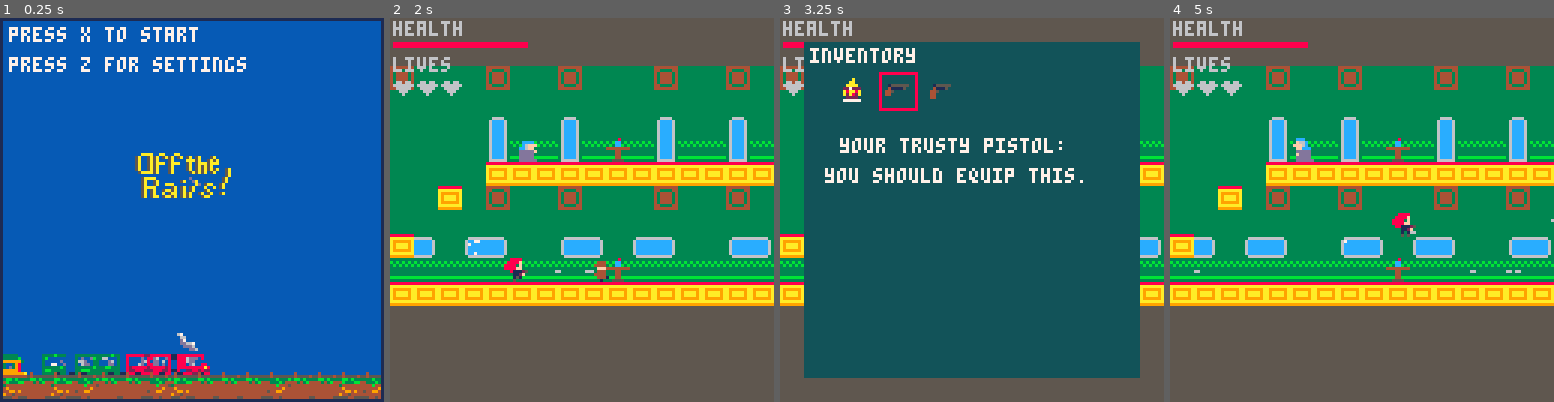
Above: before the commit, frames 1-4 (left to right).
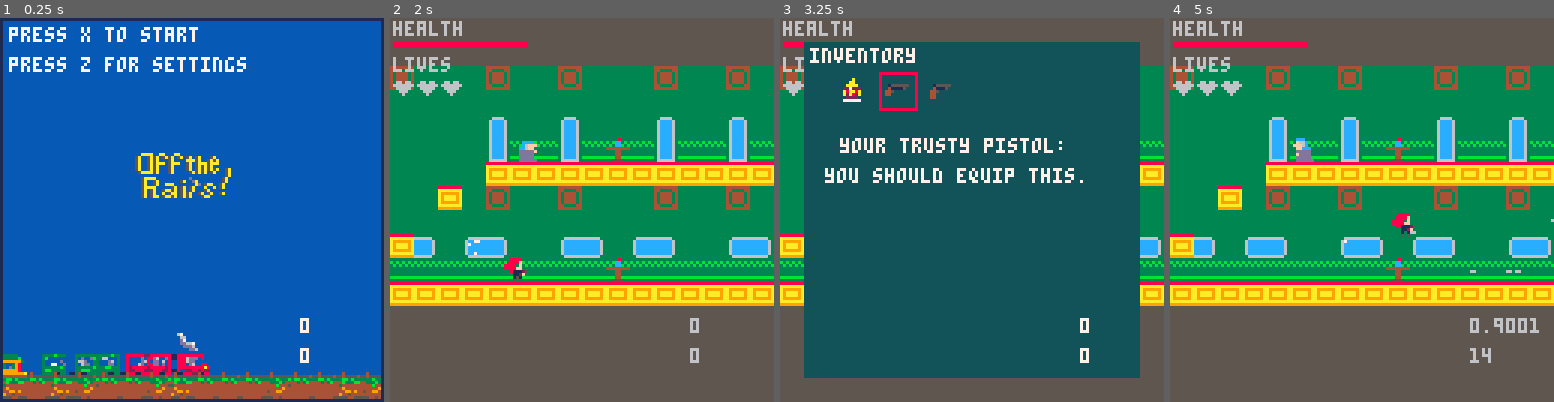
Above: after the commit, the same moments.

Repository: hggorel/Off-The-Rails
Game: PICO-8 cartridge offtherails.p8
Same seed, same stepped clock (60 frames per second), same inputs: the game is played once before the commit and once after it.
Inputs:
- Up to frame 1 (0.25 s): no input
- Up to frame 2 (2 s): tap X (X key) at 0.33, 1.07, 1.85 s; tap O (Z key) at 0.7, 1.7 s; hold Right from 1.6 s (still down)
- Up to frame 3 (3.25 s): release Right at 2.1 s; tap O (Z key) at 2.1, 2.5, 2.9 s; hold Up 2.15-2.42 s; hold Right 2.47-3.03 s; tap X (X key) at 2.97 s; hold Left from 3.08 s (still down)
- Up to frame 4 (5 s): tap O (Z key) every 0.4 s from 3.3 to 4.9 s; release Left at 3.58 s; hold Down 3.63-3.97 s; hold Right 4.02-4.68 s; tap X (X key) at 4.08 s; hold Up from 4.73 s (still down)

The runs differ from the first frame. In frame 1, 0.1% of the frame differs, in the area x 78-81%, y 78-90%; in frame 2, 0.3%; in frame 3, 0.1%; in frame 4, 0.5%, in the area x 6-97%, y 65-90%.

Commit message:
Second level half implemented

Diff:
--- a/offtherails.p8
+++ b/offtherails.p8
@@ -1,5 +1,5 @@
 pico-8 cartridge // http://www.pico-8.com
-version 32
+version 33
 __lua__
 --basic set up sections
 --in the game
@@ -37,6 +37,7 @@
 		flipx=false,
 		ydiff=0,
 		is_standing = true,
+		jump_height=0,
 		is_blocked_right = false,
 		is_blocked_left = false,
 		is_blocked_above = false,
@@ -80,15 +81,10 @@
 	danger = {}
 	bullets = {}
 	if level == 1 then
-	create_soldier(32, 64)
-	create_soldier(160, 64)
-	end
-	if level == 2 then
-	--these are not drawn in good spots yet
-	create_soldier(32, 32)
-	create_soldier(160, 64)
-	end
-	create_herlock(80, 64)
+		create_soldier(32, 64)
+		create_soldier(160, 64)
+	end
+
 
 	map_x=0
 	map_speed=1
@@ -213,16 +209,16 @@
 
 function moving_soldier()
 	for actor in all(enemies) do
-		local tile_below = mget(actor.x / 8, (actor.y + 8) / 8)
+		local tile_below = mget((actor.x +map_x)/ 8, (actor.y + 7) / 8)
  	local tile_below_collidable = fget(tile_below, 0)
 
-		local tile_above = mget((actor.x+4) / 8, (actor.y-1) / 8)
+		local tile_above = mget((actor.x+map_x) / 8, (actor.y-1) / 8)
  	local tile_above_collidable = fget(tile_above, 0)
 
-		local tile_right = mget((actor.x +8)/8, actor.y/8)
+		local tile_right = mget((actor.x +7 + map_x)/8, actor.y/8)
 		local tile_right_collidable = fget(tile_right, 0)
 
-		local tile_left = mget((actor.x)/8, actor.y/8)
+		local tile_left = mget((actor.x+map_x)/8, actor.y/8)
 		local tile_left_collidable = fget(tile_left, 0)
 
 		-- if the enemy is a soldier
@@ -298,7 +294,7 @@
 	-- 8 < 24 will check two blocks below the character
  for i=8, 24, 1 do
  	for j=0, 8, 1 do
- 		local tile = mget((player.x+j)/8, (player.y+i)/8)
+ 		local tile = mget((player.x+j+map_x)/8, (player.y+i)/8)
  		if (fget(tile, 0)) then
  			return (i-8)
  		end
@@ -314,18 +310,18 @@
 
 	local allowance=28
 	local speed=1
-	jump_height = check_jump_height()
-
-	local tile_below_character = mget(player.x / 8, (player.y + 8) / 8)
+	player.jump_height = check_jump_height()
+
+	local tile_below_character = mget((player.x) / 8 + map_x, (player.y + 8) / 8)
  local tile_below_character_collidable = fget(tile_below_character, 0)
 
-	local tile_above = mget((player.x+4) / 8, (player.y-1) / 8)
+	local tile_above = mget((player.x+4) / 8+map_x, (player.y) / 8)
  local tile_above_collidable = fget(tile_above, 0)
 
-	local tile_right_character = mget((player.x +8)/8, player.y/8)
+	local tile_right_character = mget((player.x +8)/8+map_x, player.y/8)
 	local tile_right_collidable = fget(tile_right_character, 0)
 
-	local tile_left_character = mget((player.x)/8, player.y/8)
+	local tile_left_character = mget((player.x)/8+map_x, player.y/8)
 	local tile_left_collidable = fget(tile_left_character, 0)
 
  if (tile_below_character_collidable) then
@@ -399,26 +395,8 @@
 		end
 	end
 
-	--if btn(2) and player.jump_allowed == true then
- --	player.dy += 3
- -- player.jump_height +=3
- -- if(player.jump_height > 45) then
- -- 	player.jump_allowed = false
- -- 	player.dy = (-1 *player.gravity)
- -- end
- -- if(player.is_standing and player.jump_allowed == false) then
- --  player.jump_allowed = true
- --  player.jump_height = 0
-	--	end
- --end
-
- --if (not player.is_standing) then
- -- player.dy -= player.gravity
- --end
- -- player.dy *= player.gravity
-
-	if(player.dy < 0 and (player.dy + jump_height)<0) then
-		player.dy = (-1 * jump_height)
+	if(player.dy < 0 and (player.dy + player.jump_height)<0 and player.jump_height>0) then
+		player.dy = (-1 * player.jump_height)
 	end
 
  -- make dy negative because positive dy moves character downward
@@ -431,7 +409,15 @@
  		mset(player.x/8, (player.y-8)/8, 45)
  	end
  	if tile_character_on ==61 then
- 		levelwin=true
+ 		level+=1
+ 		if (level==2) then
+ 			create_soldier(120, 24)
+				create_soldier(130, 64)
+				create_herlock(120, 64)
+				map_x=36
+				player.x=176
+				player.y=72
+			end
  	end
  	if tile_character_on ==57 then
  		mset(player.x/8, player.y/8, 58)
@@ -686,6 +672,8 @@
 		pausedraw()
 	end
 
+	print(player.dy, 100, 100)
+	print(player.jump_height, 100, 110)
 end
 
 function gamedraw()
@@ -734,8 +722,7 @@
 		spr(77,112,112,2,2) --prints execution sprite
 	end
 
-	if levelwin then
-		level = 2
+	if level == 2 then
 		level2draw()
 	end
 
@@ -749,16 +736,18 @@
 		if level == 1 then
 		spr(42,09*8,03*8) --table 1
 		end
-		spr(42,16*8,03*8) --table 2
-		spr(42,20*8,03*8) --table 3
-
+		if level == 2 then
+		spr(42,12*8,03*8) --table 2
+		spr(42,16*8,03*8) --table 3
+		end
 		--bottom level of car
 		if level == 1 then
 		spr(42,09*8,08*8) --table 1
 		end
-		spr(42,16*8,08*8) --table 2
-		spr(42,20*8,08*8) --table 3
-
+		if level == 2 then
+		spr(42,12*8,08*8) --table 2
+		spr(42,16*8,08*8) --table 3
+		end
 end
 
 function titledraw()
@@ -846,10 +835,14 @@
 
  camera(camx, -16)
  pal(13,134,1)
- map(33, 0, 0, 1, 32*8, 9*8-1)
+ map(36, 0, 0, 0, 32*8, 9*8)
+ _drawmapsprites()
+ _moveextra()
+ spr(extra.sprite,extra.x,extra.y,1,1,extra.flipx,false)
 	if player.lives>0 then
 		spr(player.sprite, player.x, player.y, 1, 1, player.flipx, false)
 	end
+
 	for e in all(enemies) do
 		spr(e.sprite, e.x, e.y, 1, 1, e.flipx, false)
 	end
@@ -859,7 +852,7 @@
 	for b in all(danger) do
 		spr(b.sprite, b.x, b.y)
 	end
-	_drawmapsprites()
+
 	camera()
 	print('health', 1, 1, 6)
 	rectfill(1,8, player.health,9,8)
@@ -1054,7 +1047,7 @@
 00700700000000000000000000000000000000000000000000000000000000000000000000000000000000000000000000000000000000000000000000000000
 __gff__
 0000000000000000000000000000000000000000000000000000000000000000010000000000000000000000020200000200000000000000000000010202000000000000000000000000000000000000000000000000000000000000000000000000000000000000000000000000000000000000000000000000000000000000
-0000000000000000000000000000000000000000010000000000000000000000000000000000000000000000000000000000000000000000000000000000000000000000000000000000000000000000000000000000000000000000000000000000000000000000000000000000000000000000000000000000000000000000
+0000000000000000000000000000000000000000010101000000000000000000000000000000000000000000000000000000000000000000000000000000000000000000000000000000000000000000000000000000000000000000000000000000000000000000000000000000000000000000000000000000000000000000
 __map__
 2b3232322b32322b3232322b32322b3232322b32322b3232322b2b323232322b000000009584848493858686879384848485868784848493848484849384848495000000000000000000000000000000000000000000000000000000000000000000000000000000000000000000000000000000000000000000000000000000
 323232323232323232323232323232323232323232323232323232323232322b000000009584848493979797979384848484848484848493848484849384848495000000000000000000000000000000000000000000000000000000000000000000000000000000000000000000000000000000000000000000000000000000
@@ -1063,8 +1056,8 @@
 323232322020202020202020202020202020202020202020202020202020202b00000000959292928384848484839292929292929292929284b2b2849292929295000000000000000000000000000000000000000000000000000000000000000000000000000000000000000000000000000000000000000000000000000000
 323220322b32322b3232322b32322b3232322b32322b3220322b2b3232322b2b000000009584848493848484849384848484848484848483929292928384848495000000000000000000000000000000000000000000000000000000000000000000000000000000000000000000000000000000000000000000000000000000
 323232323232323232323232323232323232323232323220323232323232322b000000009584848493848484849384848484848484848493848484849384848495000000000000000000000000000000000000000000000000000000000000000000000000000000000000000000000000000000000000000000000000000000
-20223221223232212232212232322122322122323221223b322122323221222b000000009585868793858686879384858784848485878493848484849385868795000000000000000000000000000000000000000000000000000000000000000000000000000000000000000000000000000000000000000000000000000000
-31313131313131313131313131313131313131313131313b322c2c323131312b00000000958488849384848484938484848484848484849384a2a2849384848495000000000000000000000000000000000000000000000000000000000000000000000000000000000000000000000000000000000000000000000000000000
+202232212232322122322122323221223221223232212232322122323221222b000000009585868793858686879384858784848485878493848484849385868795000000000000000000000000000000000000000000000000000000000000000000000000000000000000000000000000000000000000000000000000000000
+313131313131313131313131313131313131313131313132322c2c323131312b00000000958488849384848484938484848484848484849384a2a2849384848495000000000000000000000000000000000000000000000000000000000000000000000000000000000000000000000000000000000000000000000000000000
 202020202020202020202020202020202020202020202020313c3c312020202000000000969494949484848484949494949494949494949484b2b2849494949696000000000000000000000000000000000000000000000000000000000000000000000000000000000000000000000000000000000000000000000000000000
 00000000000000000000000000000000000000000000002020202020200000000000000000000000969494949496a1000000000000000096949494949600000000000000000000000000000000000000000000000000000000000000000000000000000000000000000000000000000000000000000000000000000000000000
 0000000000000000000000000000000000000000000000000000000000000000000000000000000000000000000000000000000000000000000000000000000000000000000000000000000000000000000000000000000000000000000000000000000000000000000000000000000000000000000000000000000000000000
